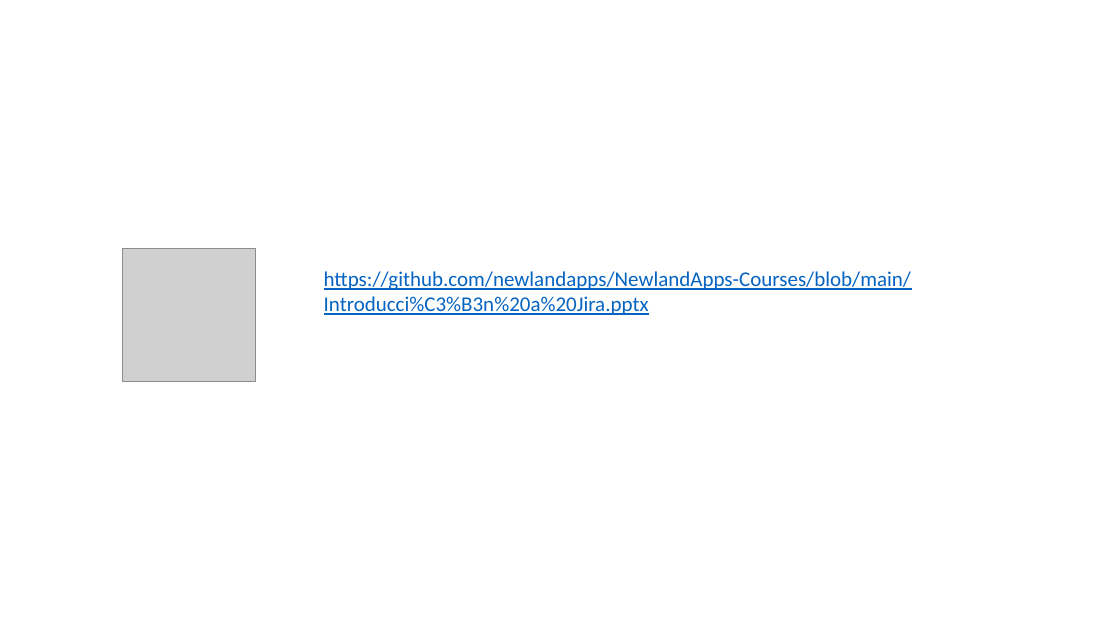
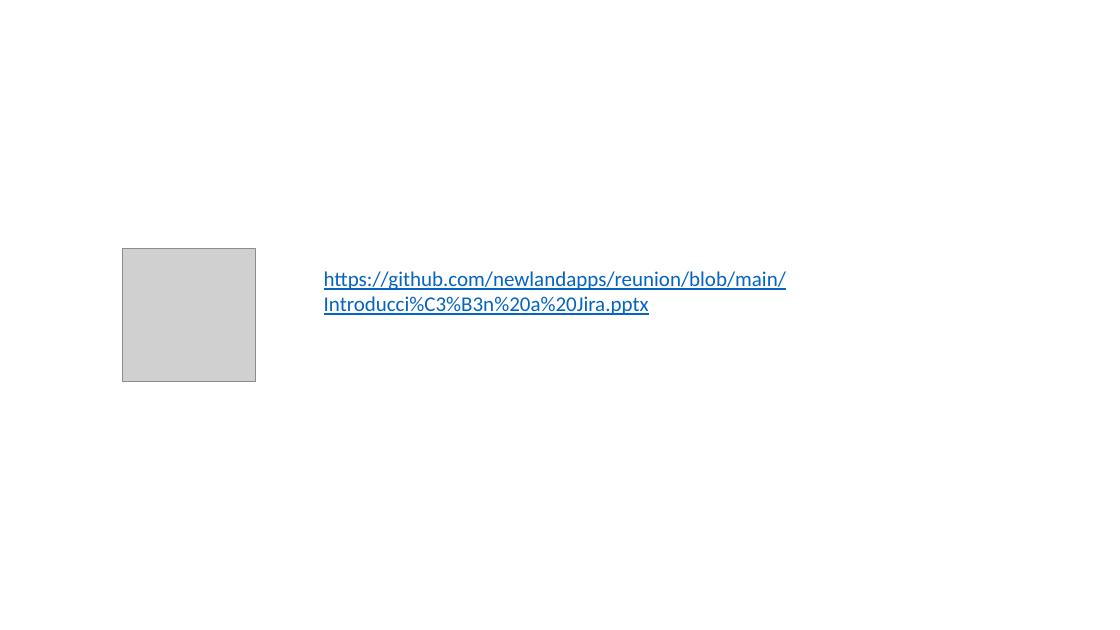
Before and after one commit to newlandapps/reunion, a slide deck: slide 7 of Introducción a Jira.pptx. Drawn at 1120x630 pixels with LibreOffice and Linux fonts; fonts in the diff are those of the drawing; grey boxes stand for pictures. Boxes give left, top, right and bottom in pixels: in the first picture for what was removed or moved away, otherwise in the second. Text is boxed around its words. In the diff, an @@ line names an element or a change of style, - is before the commit and + after.

Commit message:
Update Introducción a Jira.pptx
url update

```diff
--- a/Introducción a Jira.pptx
+++ b/Introducción a Jira.pptx
@@ text at (x1=324, y1=271, x2=786, y2=315): text changed @@
-https://github.com/newlandapps/NewlandApps-Courses/blob/main/Introducci%C3%B3n%20a%20Jira.pptx
+https://github.com/newlandapps/reunion/blob/main/Introducci%C3%B3n%20a%20Jira.pptx
```
